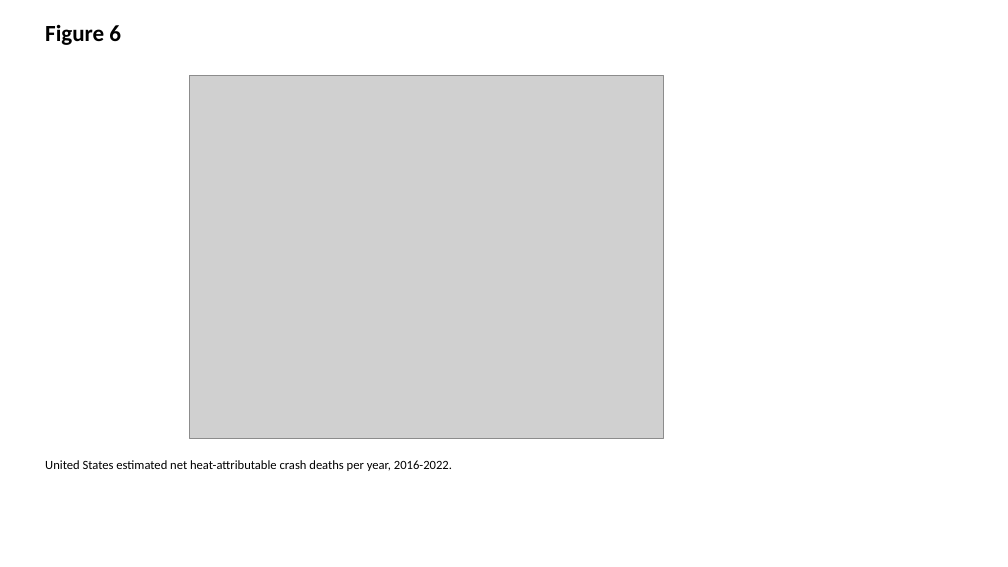
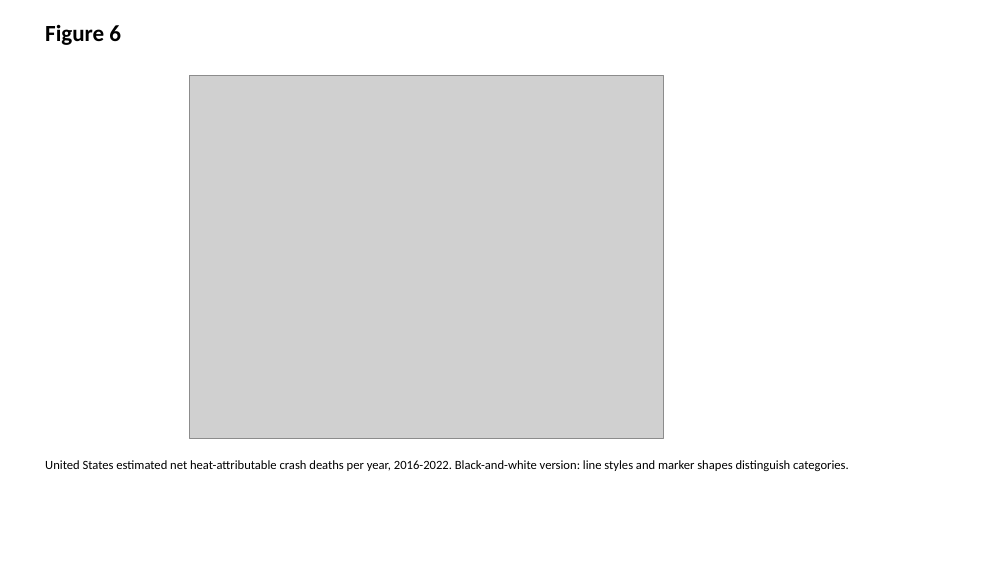
Before and after one commit to bougtoir/heat-accidents-mortality, a slide deck: slide 6 of heat_accidents_mortality/output/manuscript_bw/figures.pptx. Drawn at 1008x567 pixels with LibreOffice and Linux fonts; fonts in the diff are those of the drawing; grey boxes stand for pictures. Boxes give left, top, right and bottom in pixels: in the first picture for what was removed or moved away, otherwise in the second. Text is boxed around its words. In the diff, an @@ line names an element or a change of style, - is before the commit and + after.

```diff
--- a/heat_accidents_mortality/output/manuscript_bw/figures.pptx
+++ b/heat_accidents_mortality/output/manuscript_bw/figures.pptx
@@ text at [45,460,849,471]: text changed @@
-United States estimated net heat-attributable crash deaths per year, 2016-2022.
+United States estimated net heat-attributable crash deaths per year, 2016-2022. Black-and-white version: line styles and marker shapes distinguish categories.
```
Also in this commit, not shown: 9 other slides changed, 42 other files.
